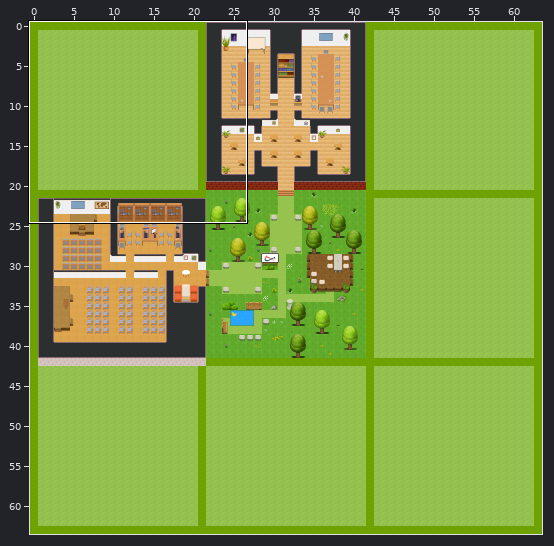
Level history. Tiled map (JSON): aomh2023_2.tmj. The first picture is a wide view before the edit; the outline marks the close-up.
Close-up. Earlier state:
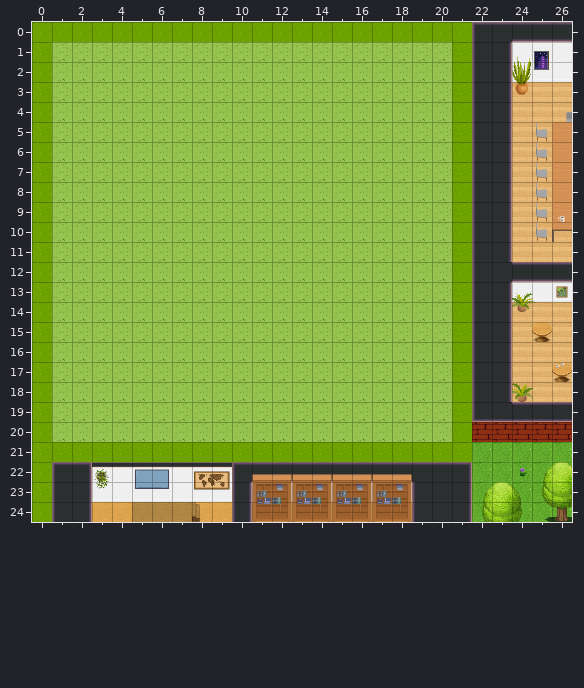
Cells are 32x32 px. Shown: x 0..26, y 0..24.
After:
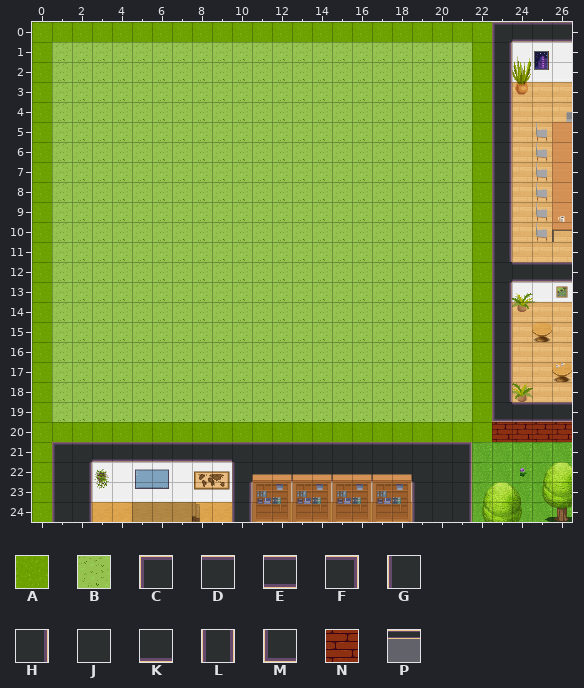
Key: from "Chunk 1": A 14, B 15, C 75, D 76, E 77, F 78, G 79, H 80, J 82, K 84, L 85, M 93, N 95, P 105.
_ is an empty cell, # one hidden under a higher layer, . an unchanged one.
Edits made:
--- layer "BelowPlayer/ground"
@@ x 1..22 @@
- 1 ....................A#
- 2 ....................A#
- 3 ....................A#
- 4 ....................A#
- 5 ....................A#
- 6 ....................A#
- 7 ....................A#
- 8 ....................A#
- 9 ....................A#
-10 ....................A#
-11 ....................A#
-12 ....................A#
-13 ....................A#
-14 ....................A#
-15 ....................A#
-16 ....................A#
-17 ....................A#
-18 ....................A#
-19 ....................A#
-20 BBBBBBBBBBBBBBBBBBBB.#
+ 1 ....................BA
+ 2 ....................BA
+ 3 ....................BA
+ 4 ....................BA
+ 5 ....................BA
+ 6 ....................BA
+ 7 ....................BA
+ 8 ....................BA
+ 9 ....................BA
+10 ....................BA
+11 ....................BA
+12 ....................BA
+13 ....................BA
+14 ....................BA
+15 ....................BA
+16 ....................BA
+17 ....................BA
+18 ....................BA
+19 ....................BA
+20 AAAAAAAAAAAAAAAAAAAA.A
--- layer "BelowPlayer/walls"
@@ x 1..23 @@
- 0 .....................CD
- 1 .....................GH
- 2 .....................GH
- 3 .....................GH
- 4 .....................GH
- 5 .....................GH
- 6 .....................GH
- 7 .....................GH
- 8 .....................GH
- 9 .....................GH
-10 .....................GH
-11 .....................GH
-12 .....................GJ
-13 .....................GH
-14 .....................GH
-15 .....................GH
-16 .....................GH
-17 .....................GH
-18 .....................GH
-19 .....................MK
-20 .....................N.
-21 _____________________..
-22 CF.......CEEEEEEEEDDF..
+ 0 ....................._C
+ 1 ....................._L
+ 2 ....................._L
+ 3 ....................._L
+ 4 ....................._L
+ 5 ....................._L
+ 6 ....................._L
+ 7 ....................._L
+ 8 ....................._L
+ 9 ....................._L
+10 ....................._L
+11 ....................._L
+12 ....................._G
+13 ....................._L
+14 ....................._L
+15 ....................._L
+16 ....................._L
+17 ....................._L
+18 ....................._L
+19 ....................._M
+20 ....................._.
+21 CDEEEEEEEDDDDDDDDDDDF..
+22 GH.......GKKKKKKKKJJH..
--- layer "BelowPlayer/walls2"
@@ x 3..9 @@
-22 PPPPPPP
+22 _______
